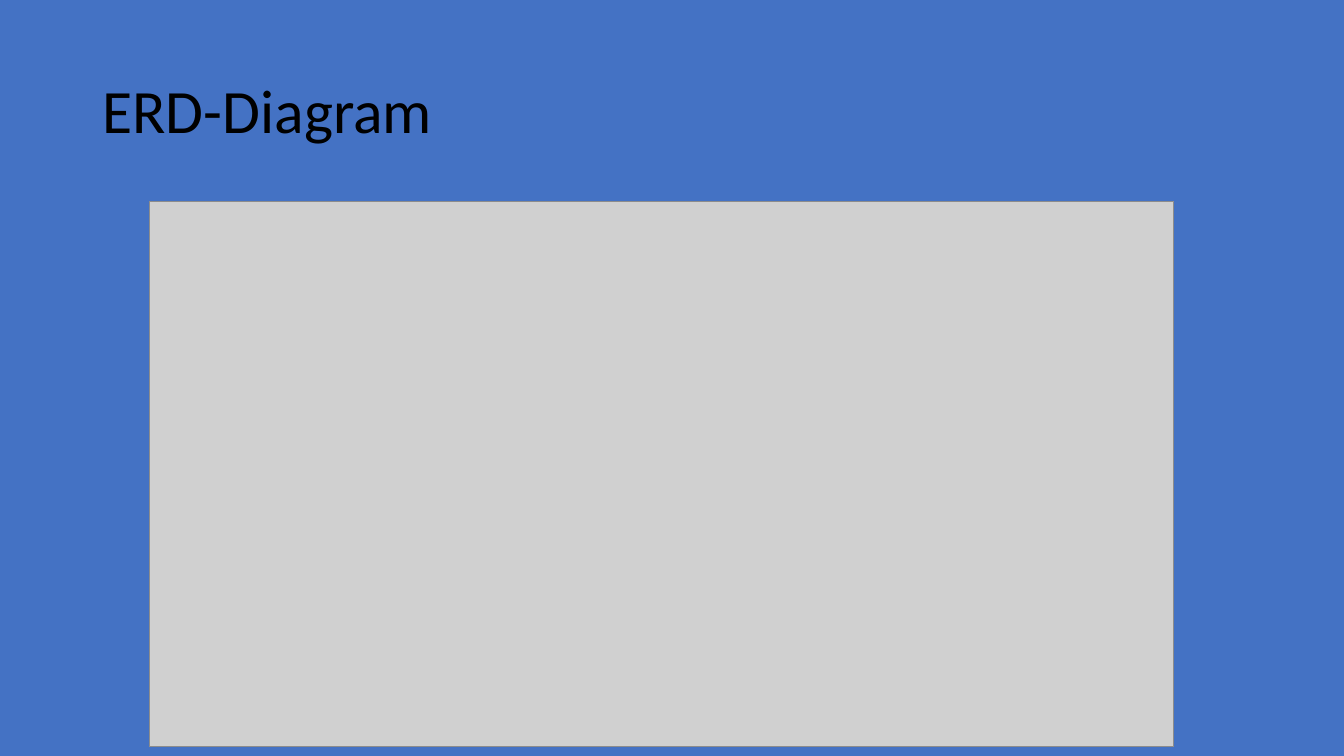
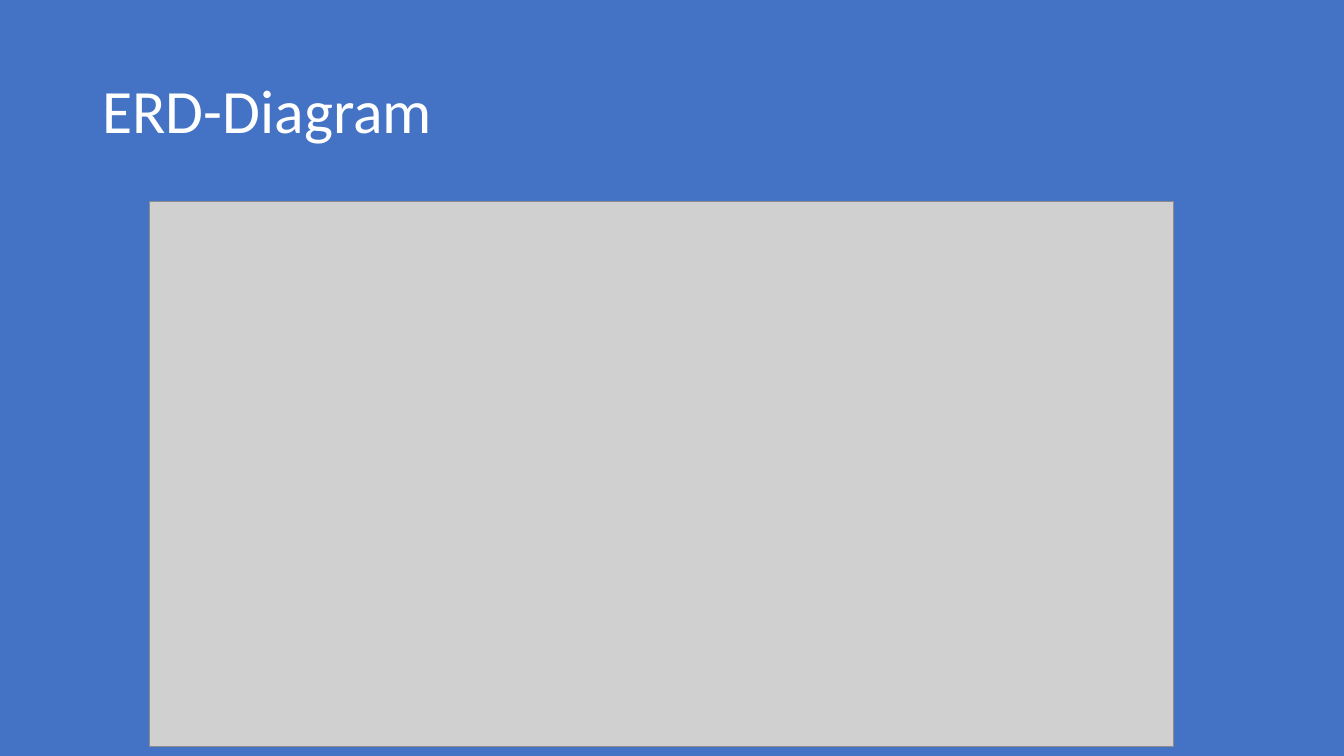
Before and after one commit to stamatispap558/virtual_museum_app, a slide deck: slide 4 of ΕΦΑΡΜΟΓΗ ΥΠΟΣΤΗΡΙΞΗΣ ΑΡΧΑΙΟΛΟΓΙΚΟΥ ΜΟΥΣΕΙΟΥ.pptx. Drawn at 1344x756 pixels with LibreOffice and Linux fonts; fonts in the diff are those of the drawing; grey boxes stand for pictures. Boxes give left, top, right and bottom in pixels: in the first picture for what was removed or moved away, otherwise in the second. Text is boxed around its words. In the diff, an @@ line names an element or a change of style, - is before the commit and + after.

Commit message:
added powerpoint

```diff
--- a/ΕΦΑΡΜΟΓΗ ΥΠΟΣΤΗΡΙΞΗΣ ΑΡΧΑΙΟΛΟΓΙΚΟΥ ΜΟΥΣΕΙΟΥ.pptx
+++ b/ΕΦΑΡΜΟΓΗ ΥΠΟΣΤΗΡΙΞΗΣ ΑΡΧΑΙΟΛΟΓΙΚΟΥ ΜΟΥΣΕΙΟΥ.pptx
@@ title "ERD-Diagram" at [102,90,432,144]: text colour #000000 to #FFFFFF @@
```
Also in this commit, not shown: 7 slides added.
